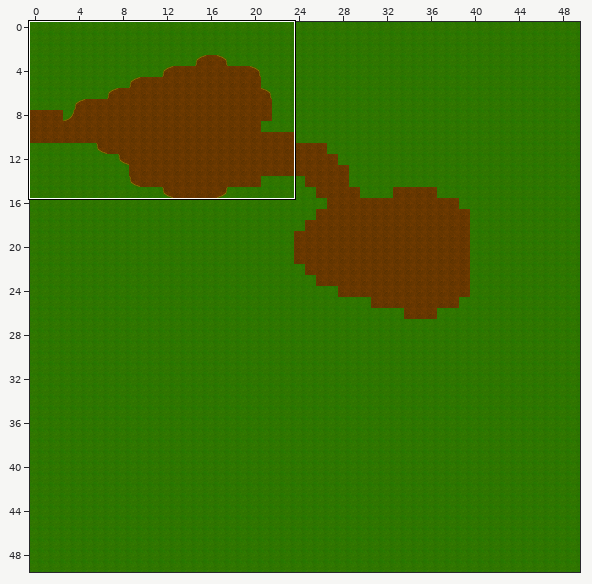
One commit to this Tiled map: maps/woods.tmx. The picture above shows the old version from afar; the outline marks the close-up.
Close-up. The starting point:
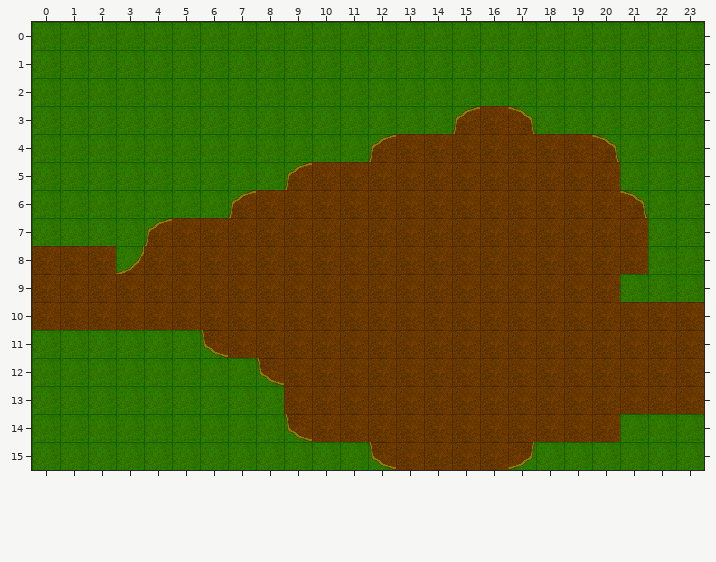
Cells are 32x32 px. Shown: x 0..23, y 0..15. The commit also changed other parts of the map, which this record leaves out.
New version:
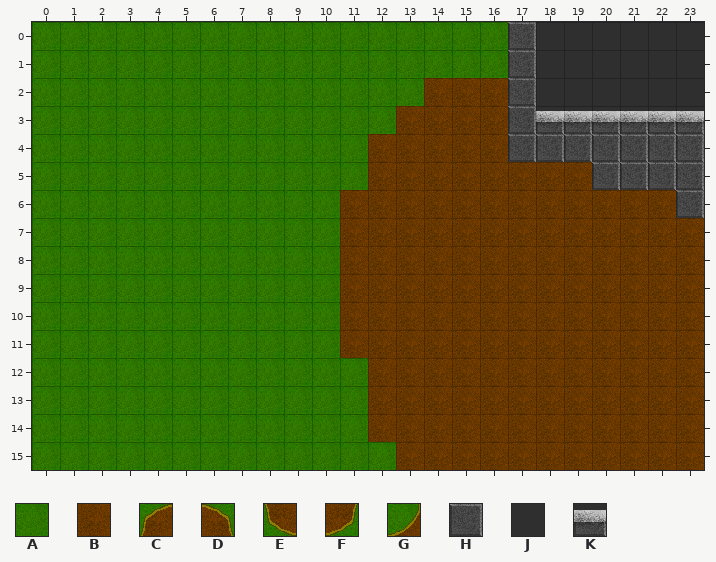
Key: from "tiles": A 0, B 1, C 2, D 3, E 4, F 5, G 6, H 14, J 15, K 16.
_ is an empty cell.
Tiles replaced or removed in this view: A, B, C, D, E, F, G.
Edits made:
Changed rows in their new state; . is an unchanged cell.
Layer "Tile Layer 1":
first column x 0:
 0 .................HJJJJJJ
 1 .................HJJJJJJ
 2 ..............BBBHJJJJJJ
 3 .............BBB.HKKKKKK
 4 ............B....HHHHHHH
 5 .........AAA........HHHH
 6 .......AAAA..........BBH
 7 ....AAAAAAA...........BB
 8 AAAAAAAAAAA...........BB
 9 AAAAAAAAAAA..........BBB
10 AAAAAAAAAAA.............
11 ......AAAAA.............
12 ........AAAA............
13 .........AAA............
14 .........AAA.........BBB
15 ............A....BBBBBBB
Pixel boxes of the changes (left, top, right, bottom) in both close-ups:
changed: (32, 22, 704, 470)
